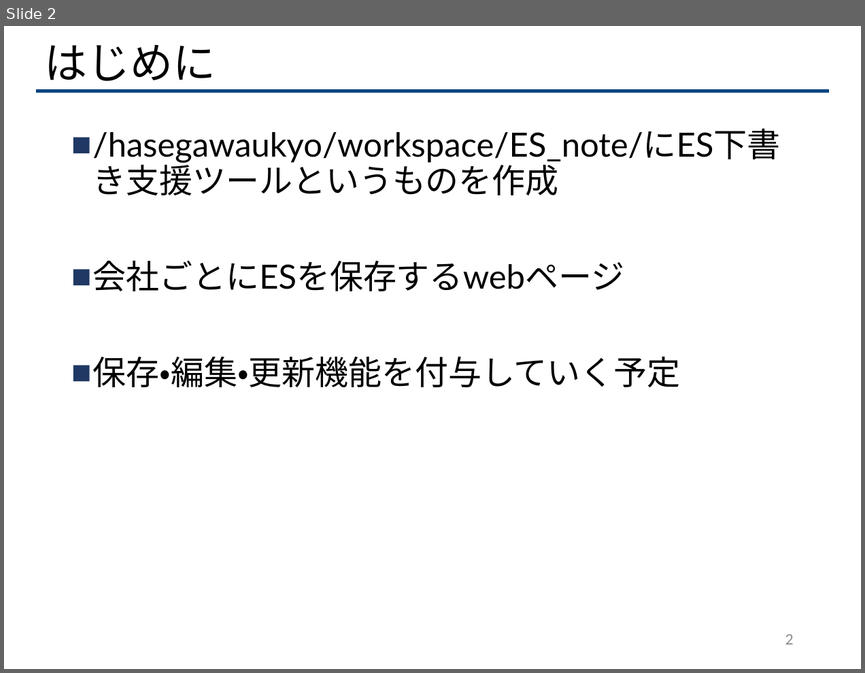
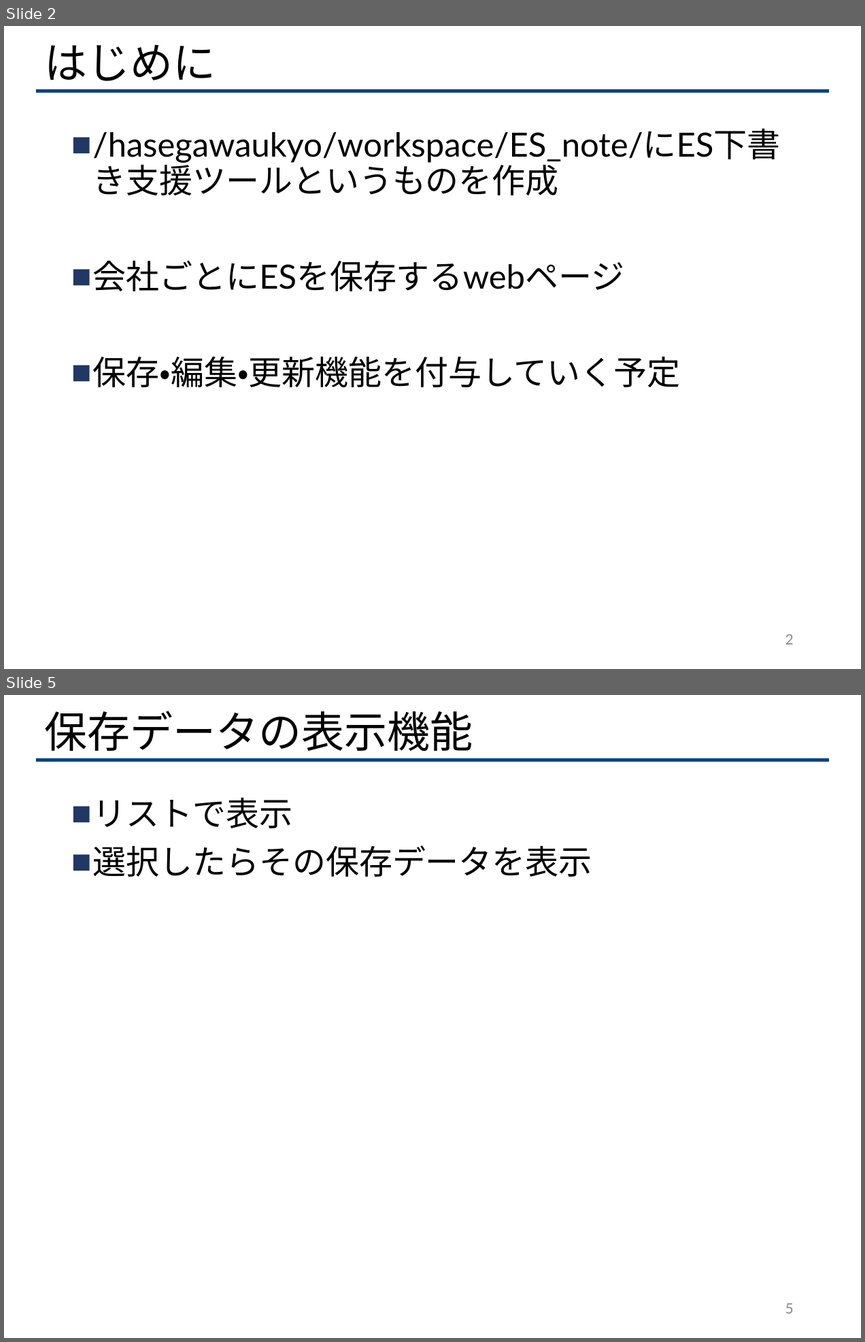
Before and after one commit to ukyo-hasegawa/ES_note, a slide deck: ES支援ツールに関して.pptx. Shown one above the other, each under a label of ours: slide 2 before the commit, slides 2 and 5 after it; the slides between them are not shown. The pictures are 865x673 and 865x1342 pixels, drawn with LibreOffice and Linux fonts; fonts in the diff are those of the drawing. Boxes give left, top, right and bottom in pixels: in the first picture for what was removed or moved away, otherwise in the second. Text is boxed around its words. In the diff, an @@ line names an element or a change of style, - is before the commit and + after.

```diff
--- a/ES支援ツールに関して.pptx
+++ b/ES支援ツールに関して.pptx
@@ slide 5 added at bbox=[4, 695, 861, 1338], background #FFFFFF; not listed: 1 template element that a slide beside it also shows @@
@@ title added at bbox=[45, 711, 473, 751], 36 pt, text #000000 @@
+保存データの表示機能
@@ text added at bbox=[93, 797, 592, 877], 28 pt, text #000000 @@
+■ リストで表示
+■ 選択したらその保存データを表示
@@ page number added at bbox=[785, 1303, 793, 1313], 12 pt, text #8C8C8C @@
+5
```
Also in this commit, not shown: 1 slide changed, 1 other slide added, 1 slide removed, 1 other file.
